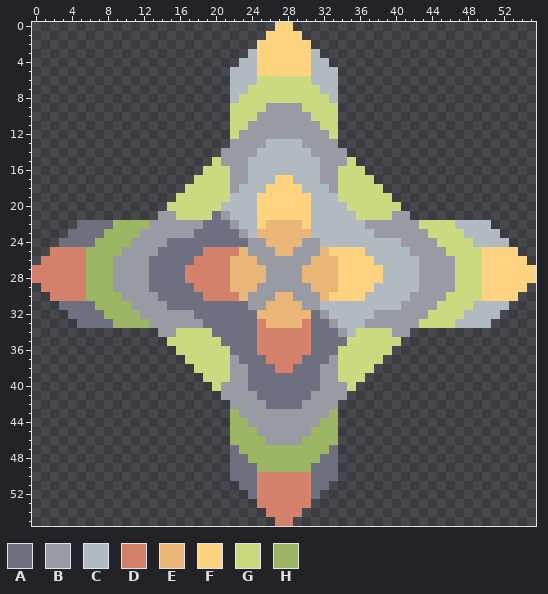
Pixel-art sprite: assets/sprites/bullets/progressed/strikedown/b-recursive-missile.png. Above: the version before the commit.
The file is 56x56 pixels.
Palette (. is transparent): A #6e7080  B #989aa4  C #b0bac0  D #d4816b  E #eab678  F #ffd37f  G #cbd97f  H #9cb664
The same view after the edit:
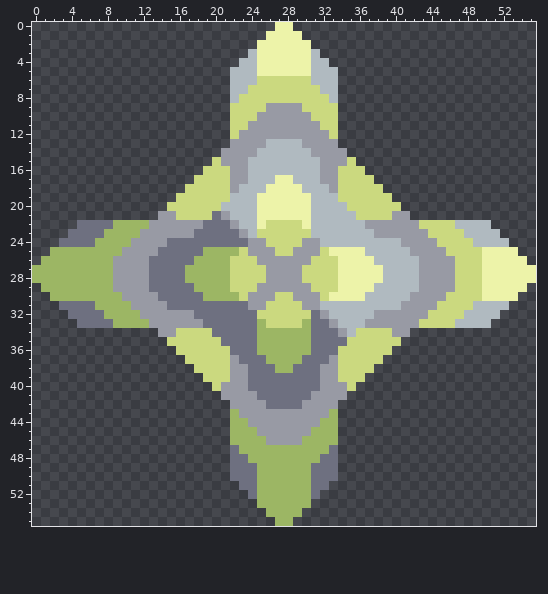
The commit says: Consistent missile colors
The edit:
colour F: #ffd37f -> #edf3a9
Changed rows in their new state; - is a pixel that keeps its letter.
first column x 0:
22 --------------------------GGGG----
23 -------------------------GGGGGG---
24 --------------------------GGGG----
25 --HHHH-------------HHHHG---GG---G-
26 -HHHHH------------HHHHGGG------GGG
27 HHHHHH-----------HHHHHGGGG----GGGG
28 HHHHHH-----------HHHHHGGGG----GGGG
29 -HHHHH------------HHHHGGG------GGG
30 --HHHH-------------HHHHG---GG---G-
31 --------------------------GGGG----
32 -------------------------GGGGGG---
33 -------------------------HGGGGH---
34 -------------------------HHHHHH---
35 -------------------------HHHHHH---
36 -------------------------HHHHHH---
37 --------------------------HHHH----
38 ---------------------------HH-----
first column x 25:
50 HHHHHH
51 HHHHHH
52 HHHHHH
53 HHHHHH
54 -HHHH-
55 --HH--
Boxes around the changes in both pictures, in picture pixels (x1, y1, x2, y2):
changed: (257, 22, 311, 76)
changed: (185, 175, 383, 373)
changed: (32, 247, 86, 301)
changed: (482, 247, 536, 301)
changed: (257, 472, 311, 526)
